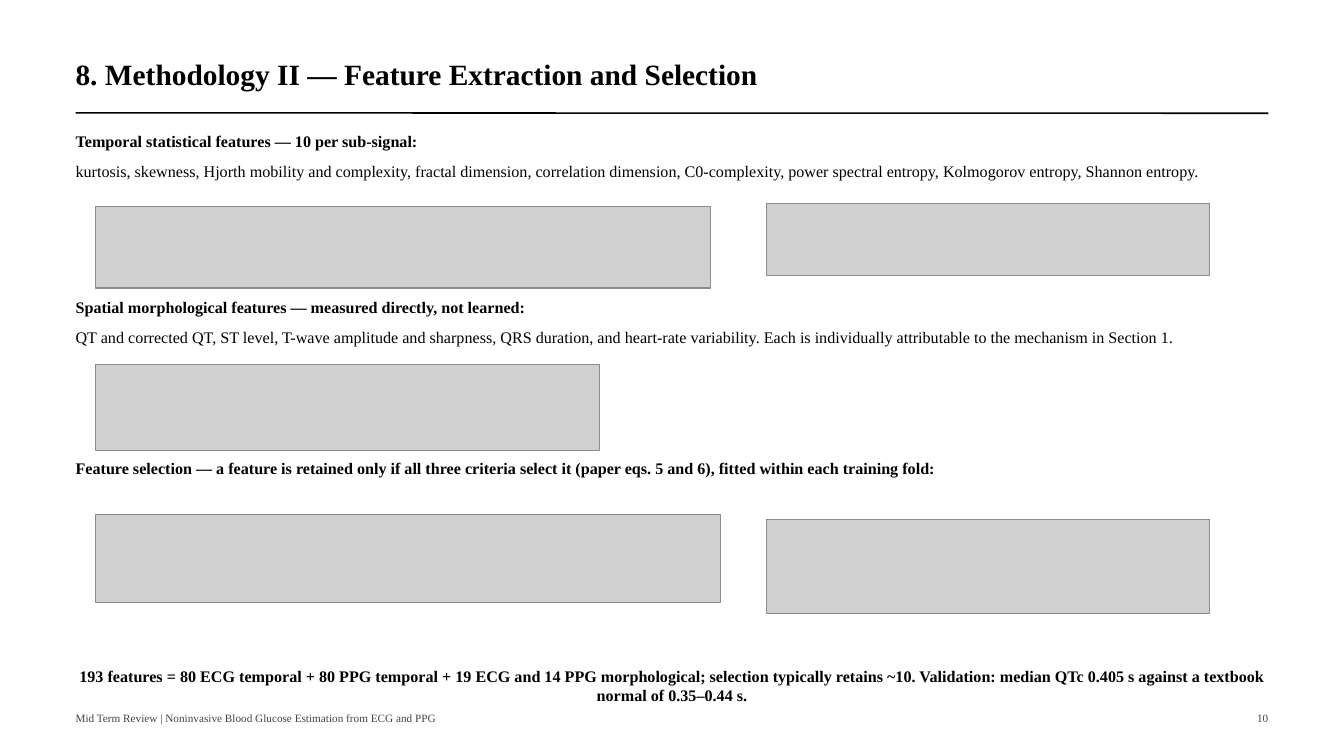
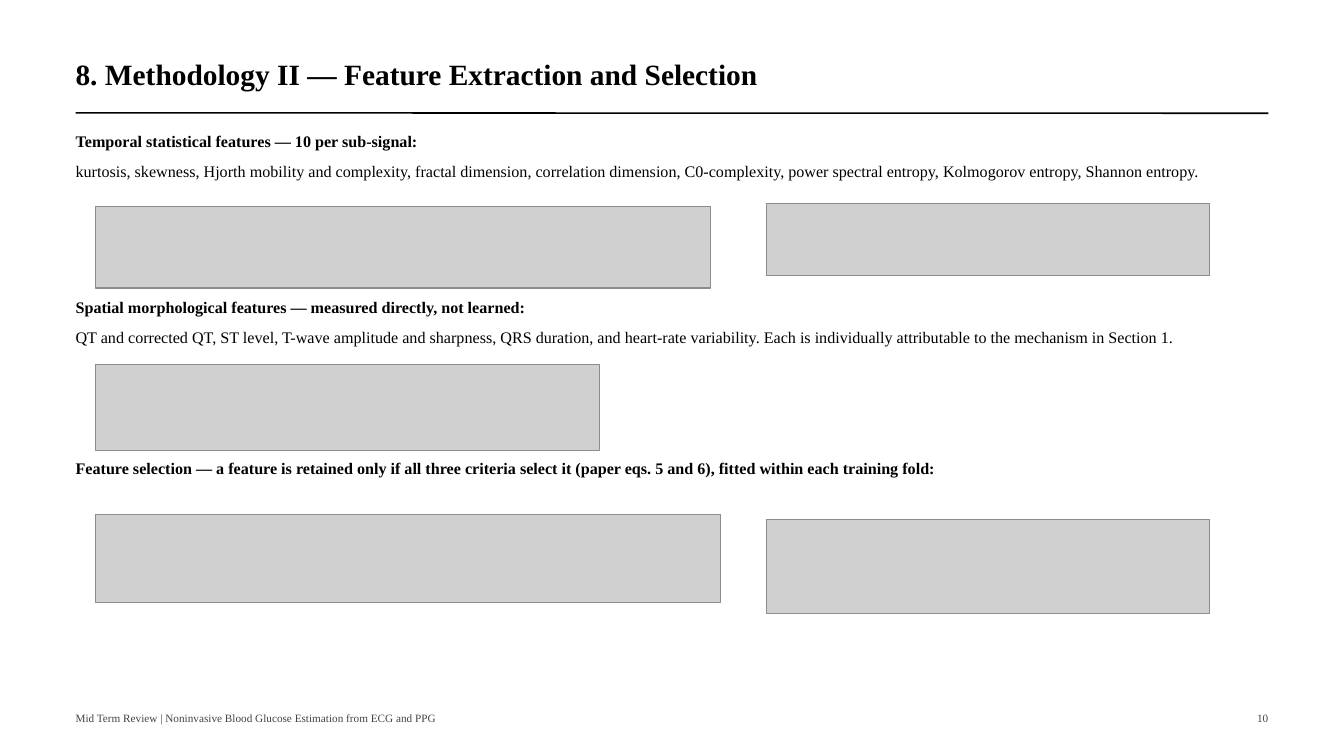
Before and after one commit to navtesh21/btp-project, a slide deck: slide 10 of deck/btp_midterm_review.pptx. Drawn at 1344x756 pixels with LibreOffice and Linux fonts; fonts in the diff are those of the drawing; grey boxes stand for pictures. Boxes give left, top, right and bottom in pixels: in the first picture for what was removed or moved away, otherwise in the second. Text is boxed around its words. In the diff, an @@ line names an element or a change of style, - is before the commit and + after.

```diff
--- a/deck/btp_midterm_review.pptx
+++ b/deck/btp_midterm_review.pptx
@@ text removed at (x1=79, y1=670, x2=1264, y2=702) @@
-193 features = 80 ECG temporal + 80 PPG temporal + 19 ECG and 14 PPG morphological; selection typically retains ~10. Validation: median QTc 0.405 s against a textbook normal of 0.35–0.44 s.
```
Also in this commit, not shown: 11 other slides changed, 2 slides added, 1 slide removed, 2 other files.
